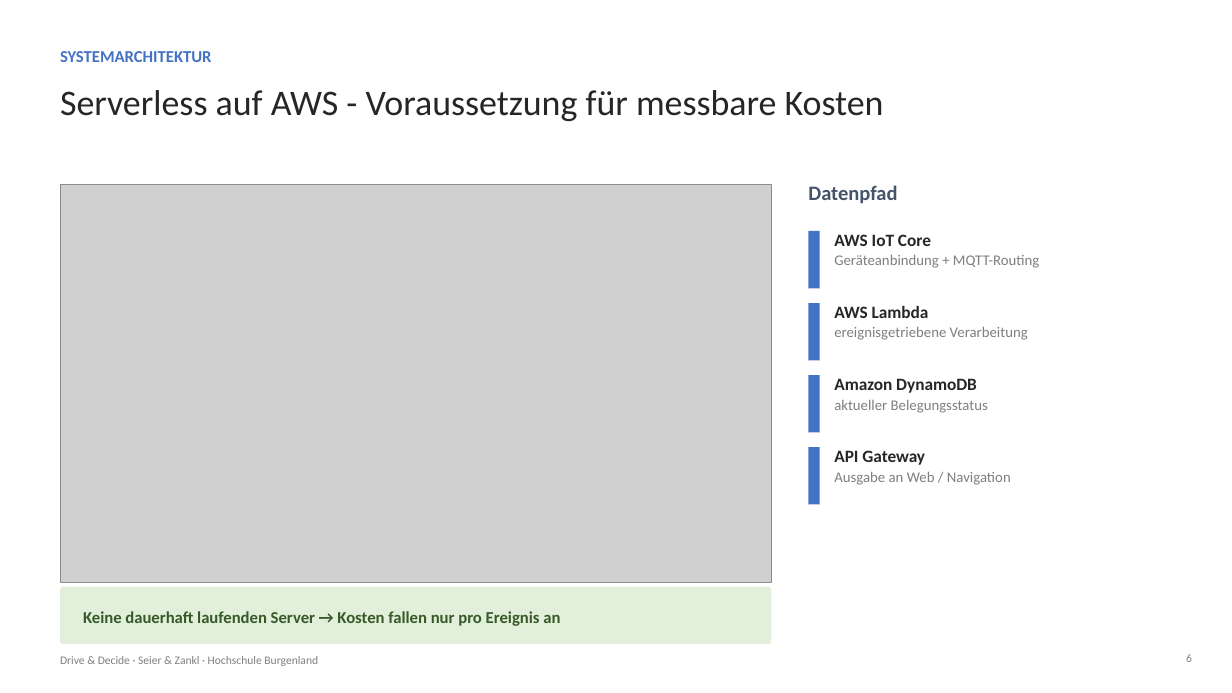
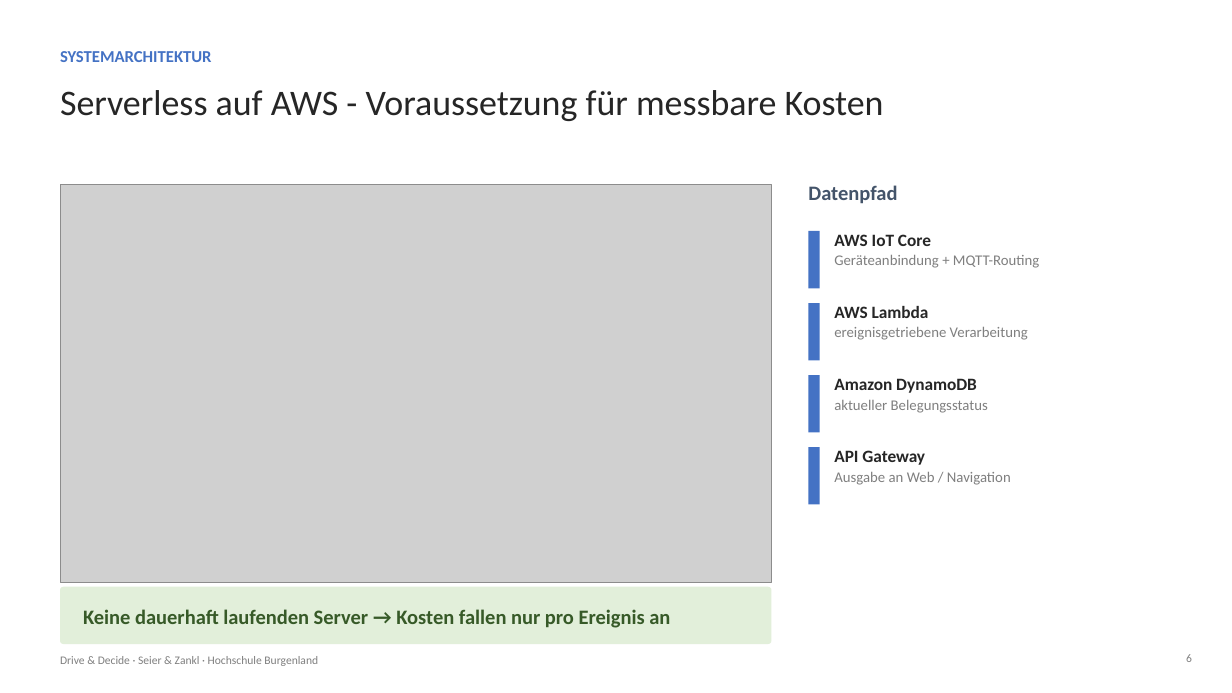
Before and after one commit to hochschule-jz/gruppe-n-inenp, a slide deck: slide 6 of presentation/Präsentation.pptx. Drawn at 1232x693 pixels with LibreOffice and Linux fonts; fonts in the diff are those of the drawing; grey boxes stand for pictures. Boxes give left, top, right and bottom in pixels: in the first picture for what was removed or moved away, otherwise in the second. Text is boxed around its words. In the diff, an @@ line names an element or a change of style, - is before the commit and + after.

```diff
--- a/presentation/Präsentation.pptx
+++ b/presentation/Präsentation.pptx
@@ text "Keine dauerhaft laufenden Server → ..." at <box>83,609,670,628</box>: size 13 to 16 pt @@
```
Also in this commit, not shown: 10 other slides changed.
